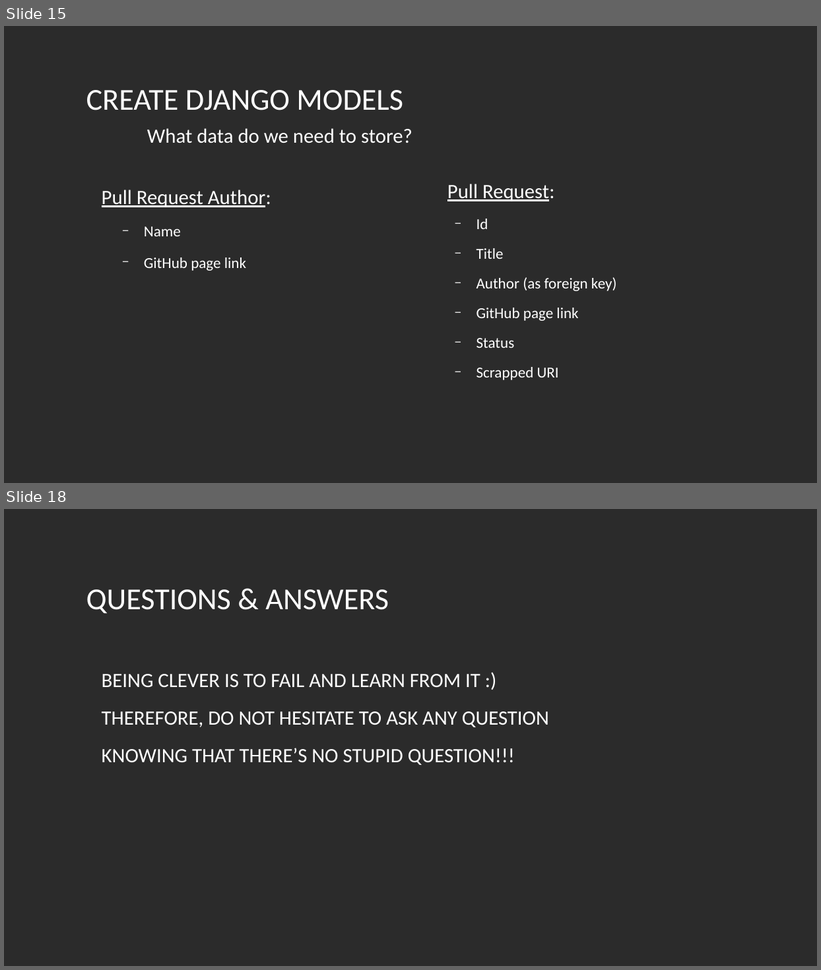
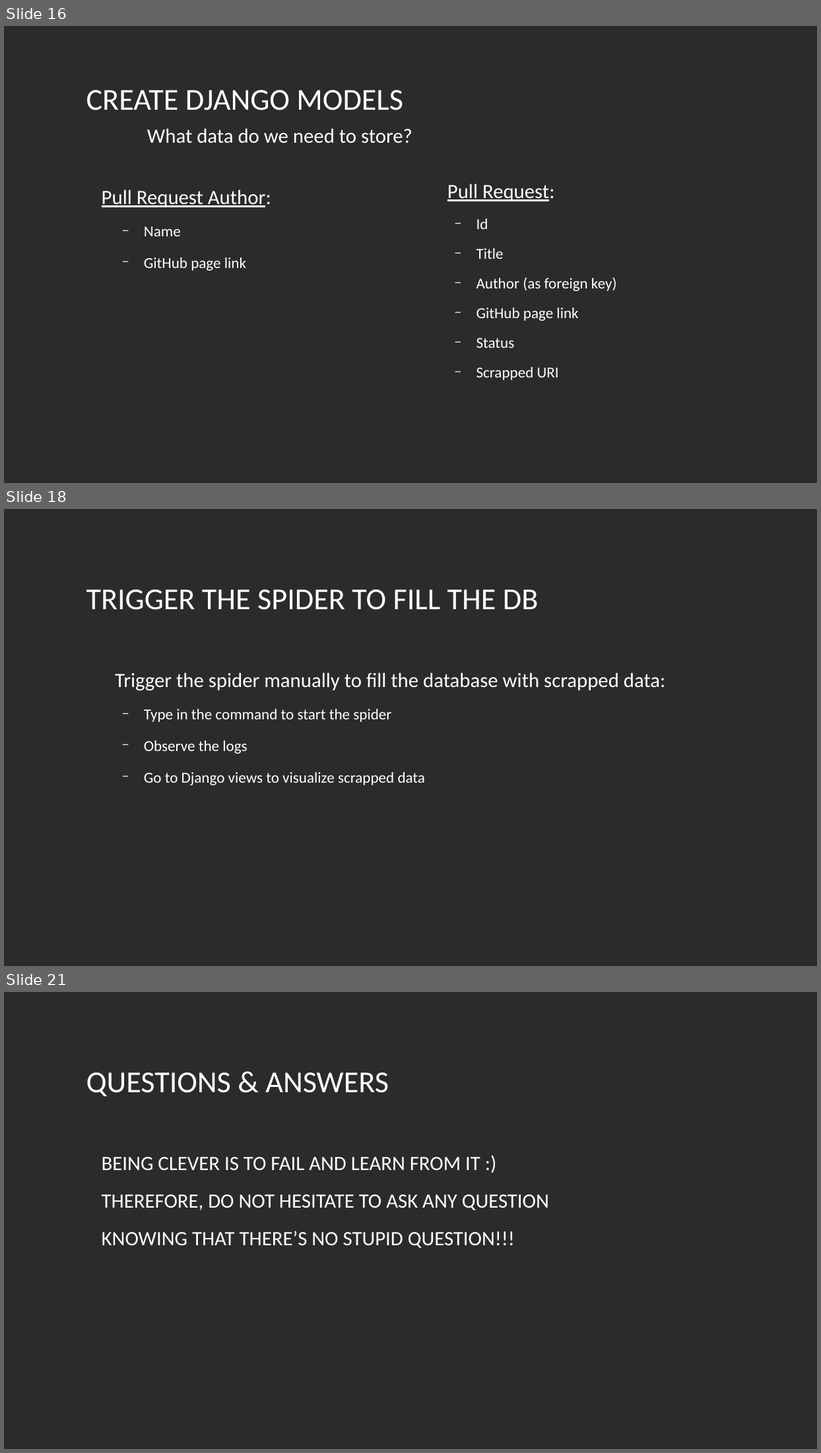
Before and after one commit to nam4dev/web_scraping_presentation, a slide deck: presentation/webscrapping_presentation.odp. Shown one above the other, each under a label of ours: slides 15 and 18 before the commit, slides 16, 18 and 21 after it; the slides between them are not shown. The pictures are 821x970 and 821x1453 pixels, drawn with LibreOffice and Linux fonts; fonts in the diff are those of the drawing; background and template pictures are left out; a plain dark background stands for a picture behind light text. Boxes give left, top, right and bottom in pixels: in the first picture for what was removed or moved away, otherwise in the second. Text is boxed around its words. In the diff, an @@ line names an element or a change of style, - is before the commit and + after.

```diff
--- a/presentation/webscrapping_presentation.odp
+++ b/presentation/webscrapping_presentation.odp
@@ slide 18 added at (x1=4, y1=509, x2=817, y2=966), background picture (left out) @@
@@ title added at (x1=86, y1=590, x2=538, y2=610), 36 pt, text #FFFFFF @@
+TRIGGER THE SPIDER TO FILL THE DB
@@ text added at (x1=115, y1=673, x2=666, y2=786), 18 pt, text #FFFFFF @@
+Trigger the spider manually to fill the database with scrapped data:
+  − Type in the command to start the spider
+  − Observe the logs
+  − Go to Django views to visualize scrapped data
@@ what was slide 15 is now slide 16 @@
@@ what was slide 18 is now slide 21 @@
```
Also in this commit, not shown: 10 slides changed, 2 other slides added, 13 other files.
